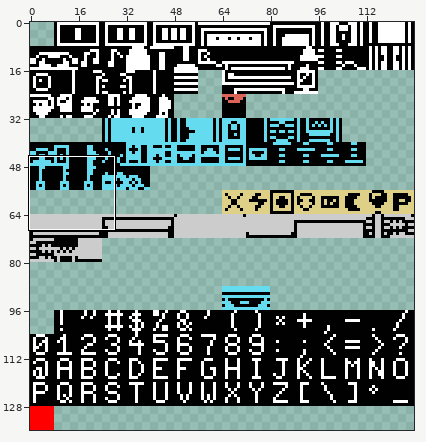
Two versions of one sprite sheet, room5/assets/tileset.png. The picture above shows the old version from afar; the outline marks the close-up.
Close-up. First the earlier version:
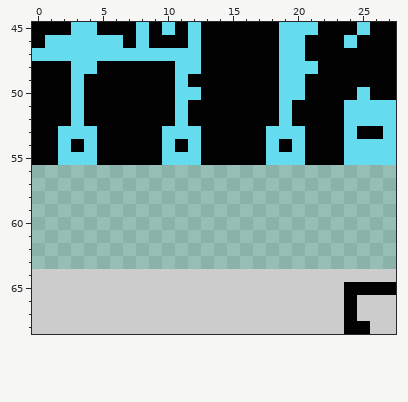
The file is 128x136 pixels. Shown: x 0..27, y 45..68.
After:
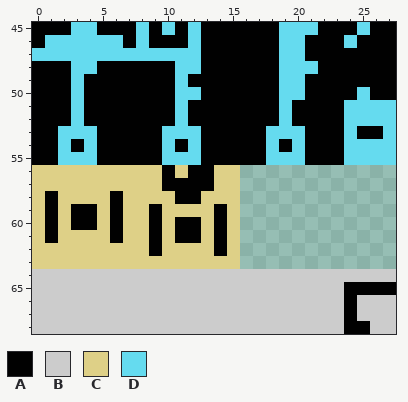
Palette (. is transparent): A #010101  B #cccccc  C #ded087  D #65dbef
The exact change:
@@ x 0..17 @@
 55 AADDDAAAAADDDAAAAA
-56 ..................
-57 ..................
-58 ..................
-59 ..................
-60 ..................
-61 ..................
-62 ..................
-63 ..................
+56 CCCCCCCCCCACAACC..
+57 CCCCCCCCCCAAAACC..
+58 CACCCCACCCCAACCC..
+59 CACAACACCACCCCAC..
+60 CACAACACCACAACAC..
+61 CACCCCACCACAACAC..
+62 CCCCCCCCCACCCCAC..
+63 CCCCCCCCCCCCCCCC..
 64 BBBBBBBBBBBBBBBBBB
